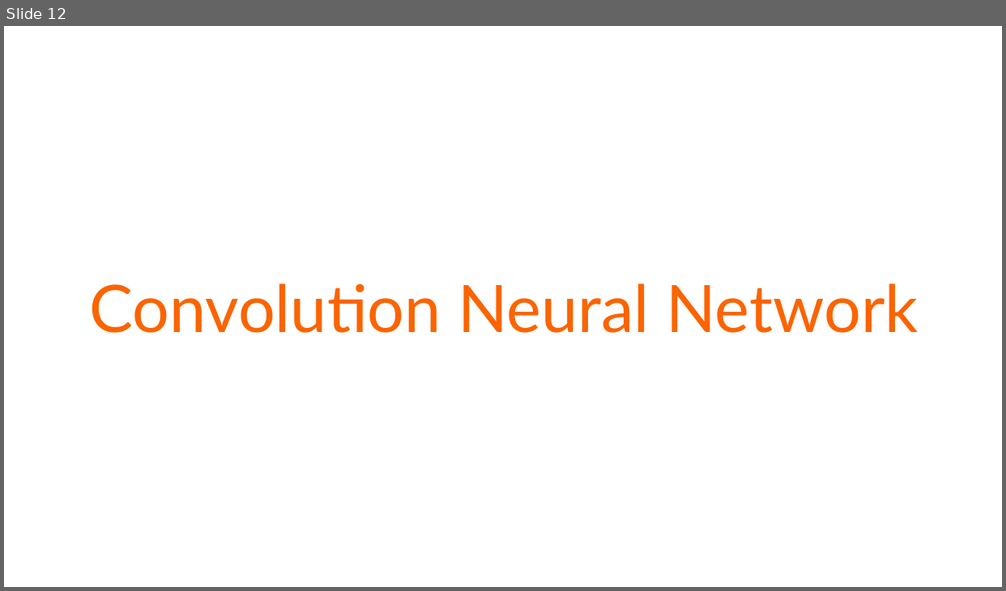
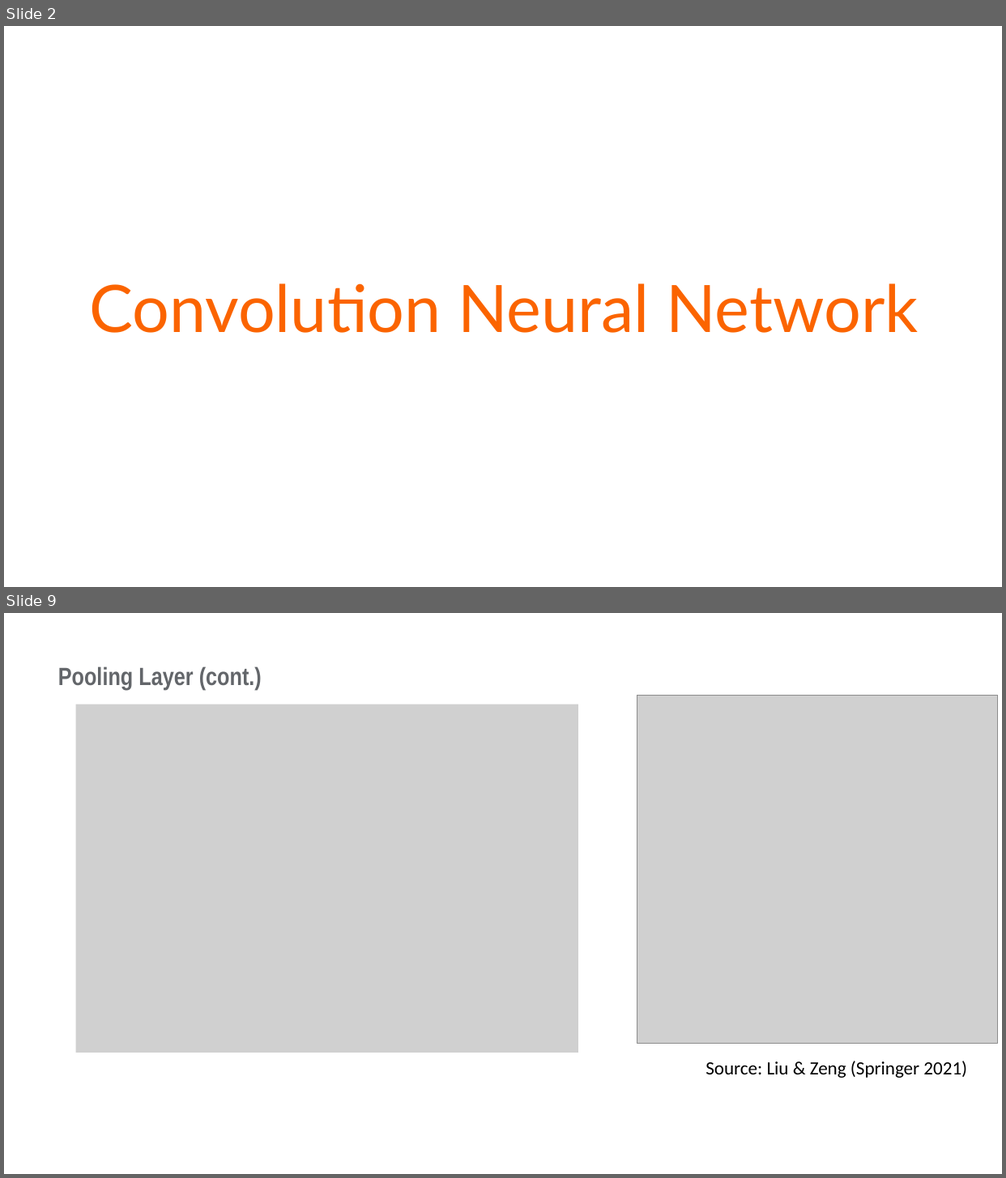
Before and after one commit to vohuynhquangnguyen/portfolio.codes-and-bytes, a slide deck: drafts/memristors/memristor.pptx. Shown one above the other, each under a label of ours: slide 12 before the commit, slides 2 and 9 after it; the slides between them are not shown. The pictures are 1006x591 and 1006x1178 pixels, drawn with LibreOffice and Linux fonts; fonts in the diff are those of the drawing; grey boxes stand for pictures; background and template pictures are left out. Boxes give left, top, right and bottom in pixels: in the first picture for what was removed or moved away, otherwise in the second. Text is boxed around its words. In the diff, an @@ line names an element or a change of style, - is before the commit and + after.

```diff
--- a/drafts/memristors/memristor.pptx
+++ b/drafts/memristors/memristor.pptx
@@ slide 9 added at box(4, 613, 1002, 1174), background #FFFFFF @@
@@ text added at box(58, 666, 262, 690), 24 pt, text #63666A, bold @@
+Pooling Layer (cont.)
@@ picture added at box(76, 705, 578, 1053) @@
@@ picture added at box(637, 695, 998, 1043) @@
@@ text added at box(705, 1061, 967, 1078), 18 pt, text #000000 @@
+Source: Liu & Zeng (Springer 2021)
@@ what was slide 12 is now slide 2 @@
```
Also in this commit, not shown: 7 slides changed, 7 other slides added, 1 slide removed, 1 other file.
